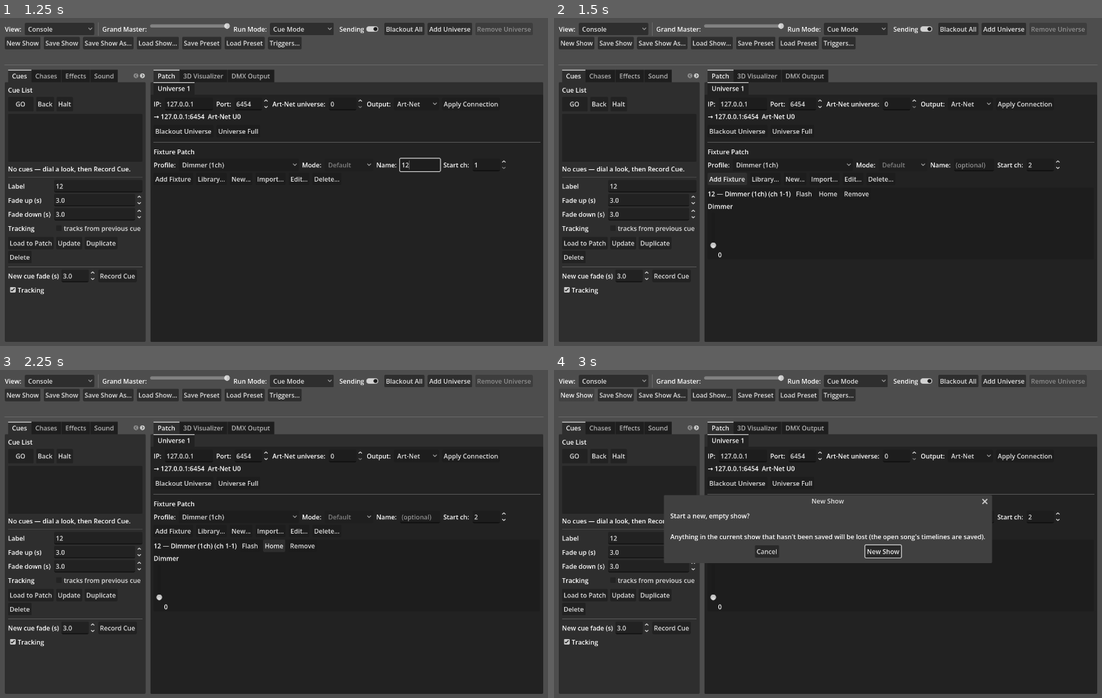
Above: before the commit, frames 1-4 (two rows, left to right).
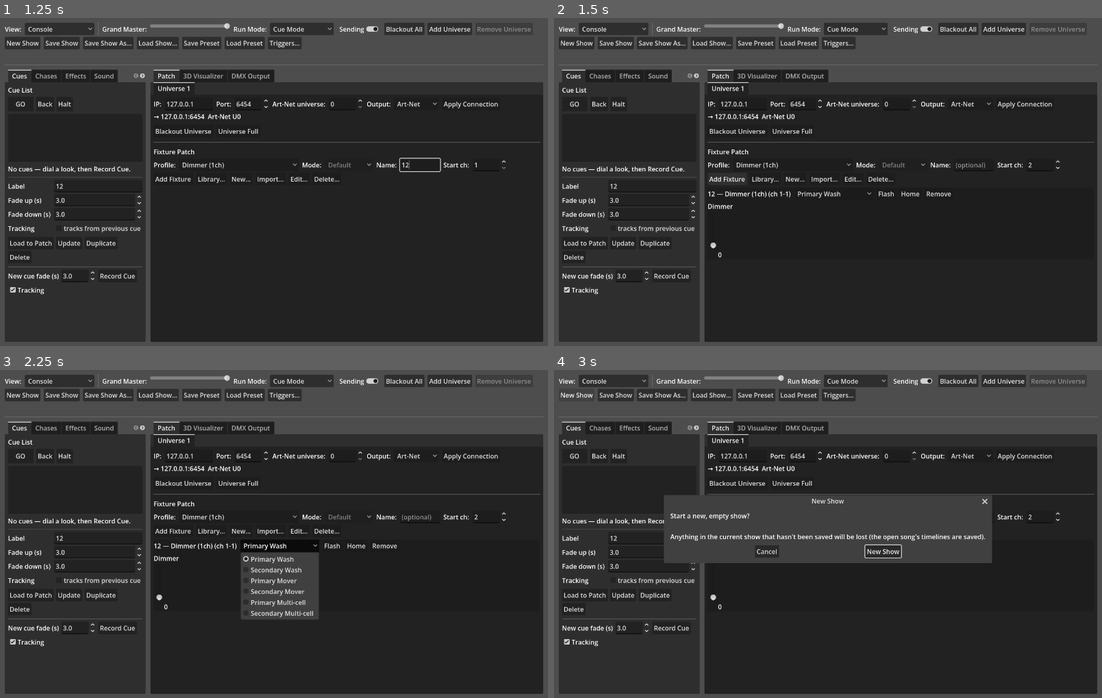
Above: after the commit, the same moments.

Repository: KonajuGames/slight-dmx-controller
Game: Godot game, scene res://main.tscn
The game is run twice, just before and just after one commit, with the same random seed, the same clock (stepped at 60 frames per second) and the same inputs.
Inputs (mouse positions are in pixels of both pictures, inside the frame that each line leads up to):
- Up to frame 1 (1.25 s): click (98, 185) at 0.52 s; type "12" at 0.6 s; click (421, 165) at 0.75 s; type "12" at 0.83 s
- Up to frame 2 (1.5 s): click "Add Fixture" at 1.25 s
- Up to frame 3 (2.25 s): click (279, 547) at 2 s, where only the run after the commit has a clickable "Primary Wash"
- Up to frame 4 (3 s): click "New Show" at 2.75 s

Frame 1 is identical in both runs. In frame 2, 0.2% of the frame differs, in the area x 44-73%, y 52-55%; in frame 3, 3.1%, in the area x 44-73%, y 51-76%; in frame 4, nothing differs.

Commit message:
Let each fixture be put in a category for show generation
Each patched fixture gets a category selector in its header: Primary or
Secondary Wash, Mover or Multi-cell. A fixture with pan or tilt starts as
a Primary Mover, one with more than one head as a Primary Multi-cell, and
anything else as a Primary Wash. The category is saved with the patch,
older shows load with the defaults, and DJ Edit Mode's timeline receives
it for show generation.

Co-Authored-By: Claude Opus 5.5 <noreply@anthropic.com>

Diff:
--- a/scripts/dmx_controller.gd
+++ b/scripts/dmx_controller.gd
@@ -753,13 +753,15 @@
 
 ## Every patched fixture, universe by universe, for the DJ Edit Mode
 ## timeline's per-fixture tracks — keyed by its uid, which the show's saved
-## timelines use.
+## timelines use — with its category (FixtureProfile.SHOW_CATEGORIES) for
+## show generation.
 func _timeline_fixtures() -> Array:
 	var out: Array = []
 	for ui in range(_panels.size()):
 		for fx in _panels[ui].patched_fixtures:
 			out.append({"key": String(fx["uid"]), "name": String(fx["name"]),
-				"profile": fx["profile"], "mode": int(fx.get("mode", 0))})
+				"profile": fx["profile"], "mode": int(fx.get("mode", 0)),
+				"category": String(fx.get("category", ""))})
 	return out
 
 
--- a/scripts/fixture_profile.gd
+++ b/scripts/fixture_profile.gd
@@ -43,6 +43,15 @@
 	## matches the order of RGB triplets in the channel list.
 	"heads": [],
 }
+
+## The categories a patched fixture can be put in, for show generation.
+## Chosen per fixture (saved with the patch, not the profile), starting at
+## default_show_category(). Not the same thing as physical.category.
+const SHOW_CATEGORIES := [
+	"Primary Wash", "Secondary Wash",
+	"Primary Mover", "Secondary Mover",
+	"Primary Multi-cell", "Secondary Multi-cell",
+]
 
 ## Intensity roles that make up a "head" (an RGB triplet plus its extras).
 const HEAD_ROLES := ["RED", "GREEN", "BLUE", "WHITE", "AMBER", "UV"]
@@ -257,6 +266,18 @@
 ## Channel count of the given mode (mode 0 by default).
 func channel_count(mode_index: int = 0) -> int:
 	return channels_for_mode(mode_index).size()
+
+
+## The category a fixture patched in this mode starts in (see
+## SHOW_CATEGORIES): a mover if it has pan or tilt, else a multi-cell if
+## it has more than one head, else a wash.
+func default_show_category(mode_index: int) -> String:
+	for ch in channels_for_mode(mode_index):
+		if String(ch["role"]) in ["PAN", "TILT"]:
+			return "Primary Mover"
+	if head_groups(mode_index).size() > 1:
+		return "Primary Multi-cell"
+	return "Primary Wash"
 
 
 # -------------------------------------------------------- SERIALIZATION --
--- a/scripts/universe_panel.gd
+++ b/scripts/universe_panel.gd
@@ -514,6 +514,7 @@
 		"profile": profile,
 		"start": start,
 		"mode": mode,
+		"category": profile.default_show_category(mode),
 		# 3D visualizer placement (world metres / degrees). Straight down,
 		# as if hung from a truss aimed at the floor.
 		"pos": auto_place(patched_fixtures.size()),
@@ -541,13 +542,15 @@
 ## Patch a fixture programmatically (MVR import, scripting). `emit`
 ## defers the patch_changed signal so a bulk add fires it once.
 func add_patched(profile: FixtureProfile, p_start: int, p_mode: int, p_name: String, pos: Vector3, rot: Vector3, emit := true) -> void:
+	var mode := clampi(p_mode, 0, max(profile.mode_count() - 1, 0))
 	patched_fixtures.append({
 		"id": _next_fixture_id,
 		"uid": new_uid(),
 		"name": p_name if p_name != "" else profile.profile_name,
 		"profile": profile,
 		"start": p_start,
-		"mode": clampi(p_mode, 0, max(profile.mode_count() - 1, 0)),
+		"mode": mode,
+		"category": profile.default_show_category(mode),
 		"pos": pos,
 		"rot": rot,
 	})
@@ -622,6 +625,20 @@
 		start + 1, start + chans.size()
 	]
 	header.add_child(title)
+
+	# Category for show generation — the fixture's own choice, kept in the
+	# patch (no patch_changed: nothing else needs rebuilding for it).
+	var category_option := OptionButton.new()
+	category_option.tooltip_text = "Category used when generating shows"
+	for cat in FixtureProfile.SHOW_CATEGORIES:
+		category_option.add_item(cat)
+	if not String(fixture.get("category", "")) in FixtureProfile.SHOW_CATEGORIES:
+		fixture["category"] = profile.default_show_category(mode)
+	category_option.selected = FixtureProfile.SHOW_CATEGORIES.find(String(fixture["category"]))
+	category_option.item_selected.connect(func(i: int):
+		fixture["category"] = FixtureProfile.SHOW_CATEGORIES[i]
+	)
+	header.add_child(category_option)
 
 	# Flash: full white for as long as the button is held, then put the
 	# affected channels back exactly as they were.
@@ -1165,6 +1182,7 @@
 			"name": fixture["name"],
 			"start": fixture["start"],
 			"mode": int(fixture.get("mode", 0)),
+			"category": String(fixture.get("category", "")),
 			"profile": profile.to_dict(),
 			"pos": _v3_to_arr(fixture.get("pos", Vector3.ZERO)),
 			"rot": _v3_to_arr(fixture.get("rot", Vector3.ZERO)),
@@ -1215,6 +1233,11 @@
 	var i := 0
 	for entry in d.get("fixtures", []):
 		var profile := FixtureProfile.from_dict(entry.get("profile", {}))
+		var mode := clampi(int(entry.get("mode", 0)), 0, max(profile.mode_count() - 1, 0))
+		# Older shows have none (or an unknown one): the mode's default.
+		var category := String(entry.get("category", ""))
+		if not category in FixtureProfile.SHOW_CATEGORIES:
+			category = profile.default_show_category(mode)
 		patched_fixtures.append({
 			"id": _next_fixture_id,
 			# Kept from the show file (older ones have none: a new one).
@@ -1222,7 +1245,8 @@
 			"name": entry.get("name", profile.profile_name),
 			"profile": profile,
 			"start": int(entry.get("start", 0)),
-			"mode": clampi(int(entry.get("mode", 0)), 0, max(profile.mode_count() - 1, 0)),
+			"mode": mode,
+			"category": category,
 			"pos": _arr_to_v3(entry.get("pos", null), auto_place(i)),
 			"rot": _arr_to_v3(entry.get("rot", null), Vector3(90, 0, 0)),
 		})
--- a/tests/show_file_test.gd
+++ b/tests/show_file_test.gd
@@ -75,6 +75,13 @@
 	main.cue_panel.record_cue()
 	var par_uid := String(panel.patched_fixtures[0]["uid"])
 	var bar_uid := String(panel.patched_fixtures[1]["uid"])
+	ok(panel.patched_fixtures[0]["category"] == "Primary Wash" and panel.patched_fixtures[1]["category"] == "Primary Multi-cell",
+		"default categories: a par is a wash, a 2-head bar a multi-cell")
+	var mover := FixtureProfile.new("mh", "Moving head", [
+		{"name": "Pan", "role": "PAN"}, {"name": "Dimmer", "role": "DIMMER"},
+	])
+	ok(mover.default_show_category(0) == "Primary Mover", "...one with pan (or tilt) a mover")
+	panel.patched_fixtures[0]["category"] = "Secondary Wash"
 	main.groups.append({"name": "Front", "members": [par_uid, bar_uid]})
 	var e = load("res://scripts/wave_effect.gd").new()
 	e.name = "Test wave"
@@ -109,6 +116,8 @@
 	ok(pf.size() == 2 and pf[0]["pos"].is_equal_approx(Vector3(-2, 4, -1)) and pf[0]["rot"].is_equal_approx(Vector3(90, 15, 0))
 		and pf[1]["pos"].is_equal_approx(Vector3(1.5, 3.5, -2)) and pf[1]["rot"].is_equal_approx(Vector3(80, 0, 30)),
 		"visualizer positions and rotations")
+	ok(pf.size() == 2 and pf[0]["category"] == "Secondary Wash" and pf[1]["category"] == "Primary Multi-cell",
+		"categories, as changed")
 	u = main._panels[0].sender
 	ok(u.get_channel(0) == 200 and u.get_channel(1) == 40 and u.get_channel(2) == 10, "live levels (the actual colour)")
 	var new_par := int(pf[0]["id"]) if pf.size() > 0 else -1
@@ -137,6 +146,8 @@
 	ok(main.remembered_show() == PATH, "a refused file isn't remembered")
 	# An older show (no live levels) still loads, at the patch's defaults.
 	doc.erase("live")
+	for sf in doc["universes"][0]["fixtures"]:
+		sf.erase("category")
 	doc.erase("format")
 	doc.erase("version")
 	f = FileAccess.open(bad, FileAccess.WRITE)
@@ -145,6 +156,9 @@
 	err = main.load_show_from(bad)
 	ok(err == "" and main._panels[0].patched_fixtures.size() == 2 and main._panels[0].sender.get_channel(0) == 0,
 		"an older show file loads (no live levels)")
+	ok(main._panels[0].patched_fixtures[0]["category"] == "Primary Wash"
+		and main._panels[0].patched_fixtures[1]["category"] == "Primary Multi-cell",
+		"...its fixtures in their default categories")
 	# One saved in the old Auto Show run mode (gone): opens in Cue Mode.
 	doc["run_mode"] = 2
 	doc["auto_show"] = {"song": "C:/old.mp3"}
